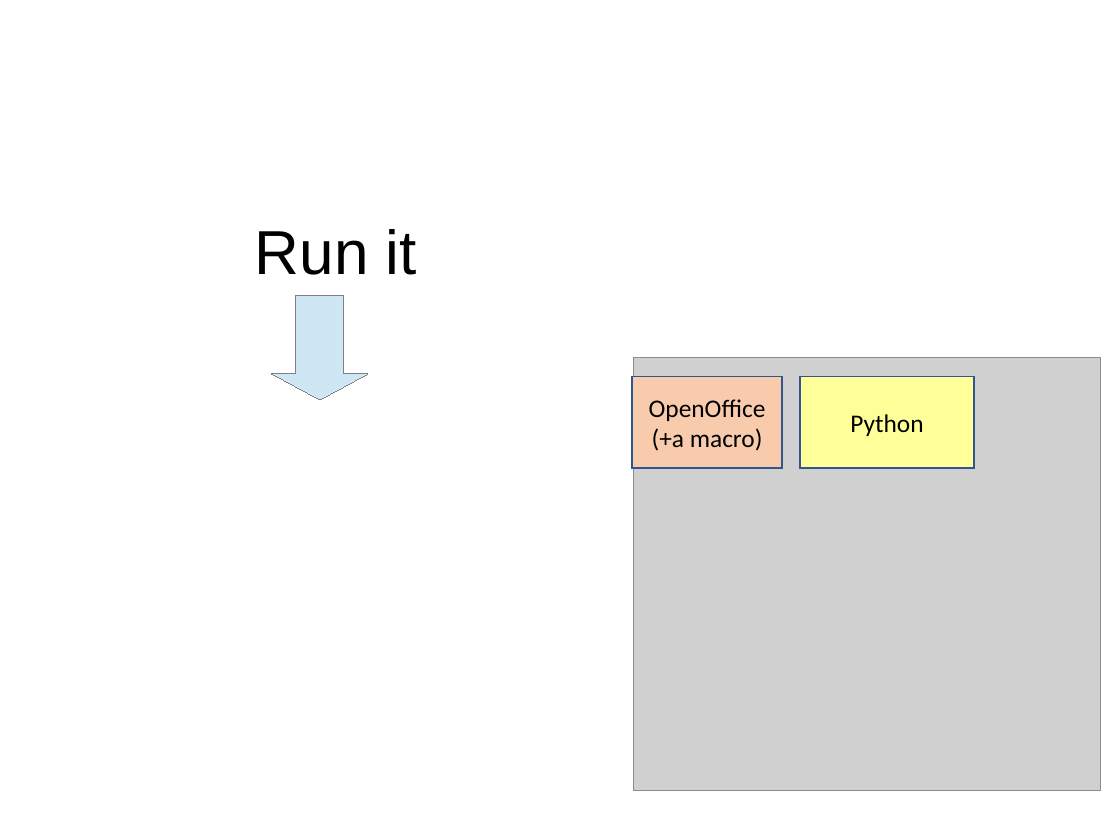
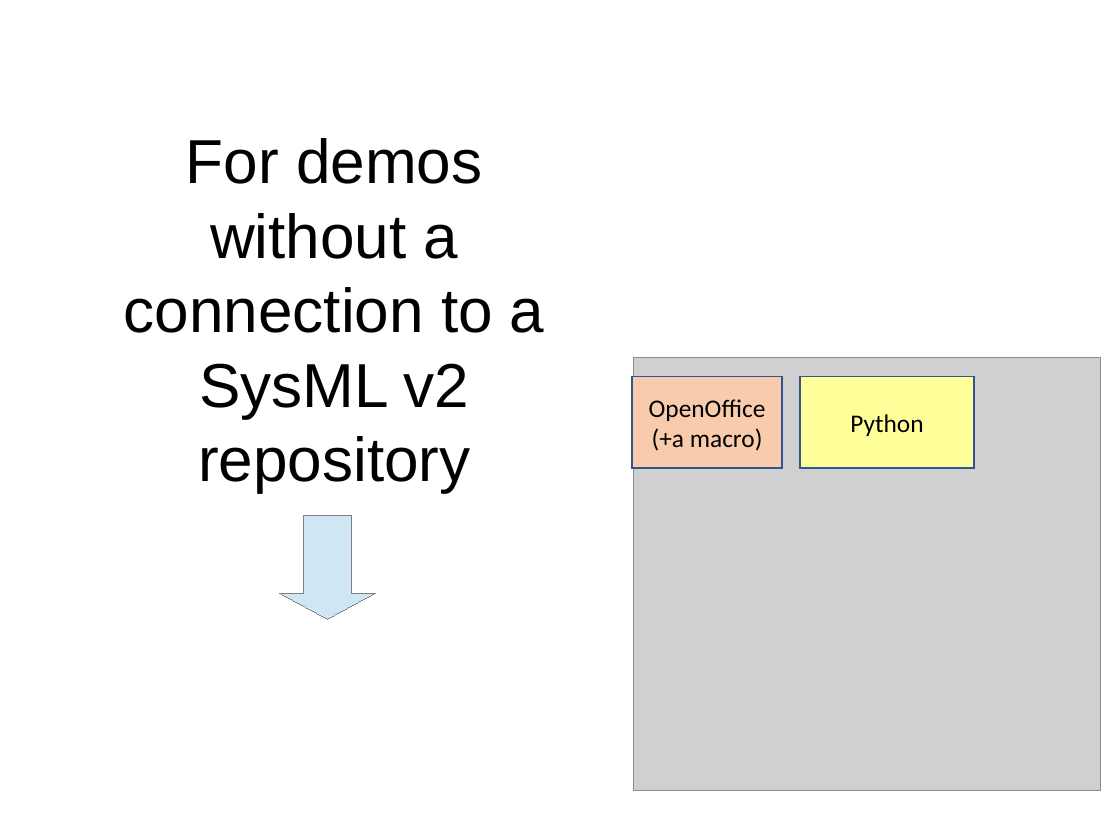
Before and after one commit to GfSE/fas4sysmlv2, a slide deck: slide 4 of src/io/usecase-activity-editor/fas_frontend.odp. Drawn at 1120x840 pixels with LibreOffice and Linux fonts; fonts in the diff are those of the drawing; grey boxes stand for pictures. Boxes give left, top, right and bottom in pixels: in the first picture for what was removed or moved away, otherwise in the second. Text is boxed around its words. In the diff, an @@ line names an element or a change of style, - is before the commit and + after.

```diff
--- a/src/io/usecase-activity-editor/fas_frontend.odp
+++ b/src/io/usecase-activity-editor/fas_frontend.odp
@@ title added at bbox=[124, 138, 545, 493], 44 pt, text #000000 @@
+For demos without a connection to a SysML v2 repository
@@ title removed at bbox=[255, 229, 417, 275] @@
-Run it
@@ down arrow: place and size @@
-down arrow at bbox=[272, 296, 368, 399]
+down arrow at bbox=[279, 515, 375, 619]
```
Also in this commit, not shown: 3 other slides changed, 3 other files.
